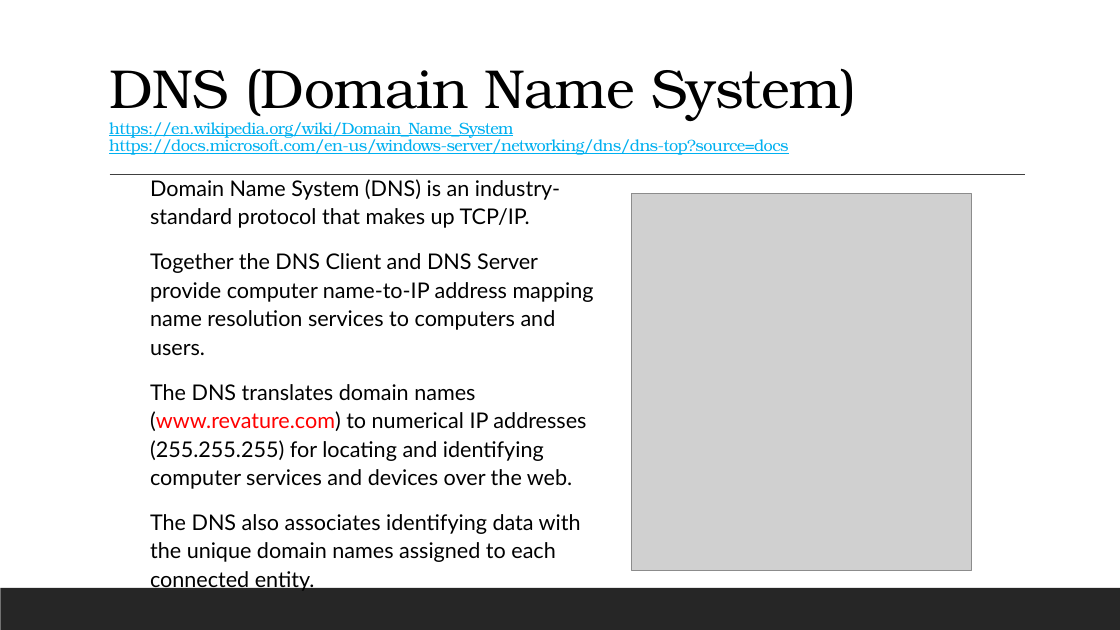
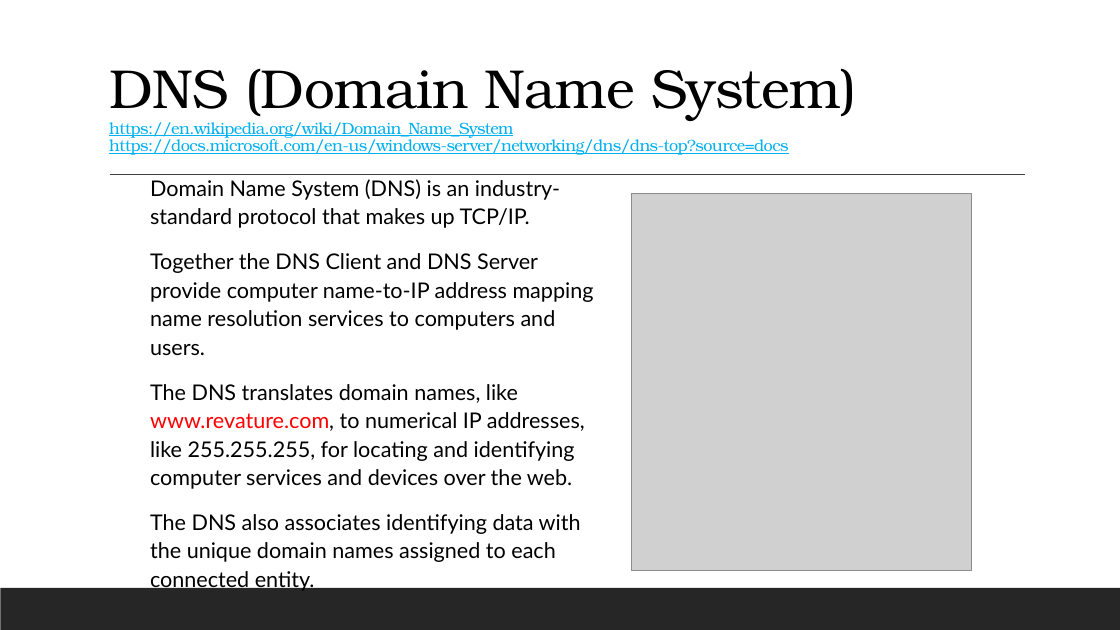
Before and after one commit to 12062021-dynamics365-uta/12062021-batch-repo, a slide deck: slide 3 of pdfs/w4/D13_.NET_HTTPRequestLifeCycle.pptx. Drawn at 1120x630 pixels with LibreOffice and Linux fonts; fonts in the diff are those of the drawing; grey boxes stand for pictures. Boxes give left, top, right and bottom in pixels: in the first picture for what was removed or moved away, otherwise in the second. Text is boxed around its words. In the diff, an @@ line names an element or a change of style, - is before the commit and + after.

```diff
--- a/pdfs/w4/D13_.NET_HTTPRequestLifeCycle.pptx
+++ b/pdfs/w4/D13_.NET_HTTPRequestLifeCycle.pptx
@@ text at <box>150,384,585,489</box>: text changed @@
-  The DNS translates domain names (www.revature.com) to numerical IP addresses (255.255.255) for locating and identifying computer services and devices over the web.
+  The DNS translates domain names, like www.revature.com, to numerical IP addresses, like 255.255.255, for locating and identifying computer services and devices over the web.
```
Also in this commit, not shown: 6 other slides changed, 4 other files.
